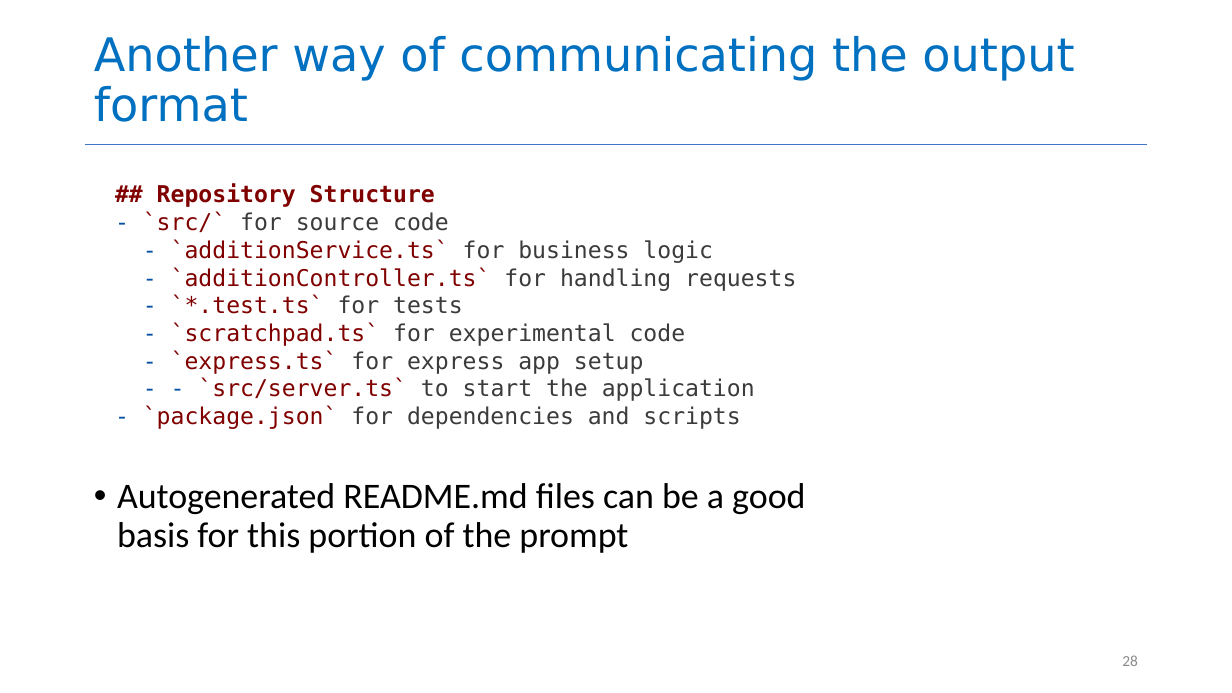
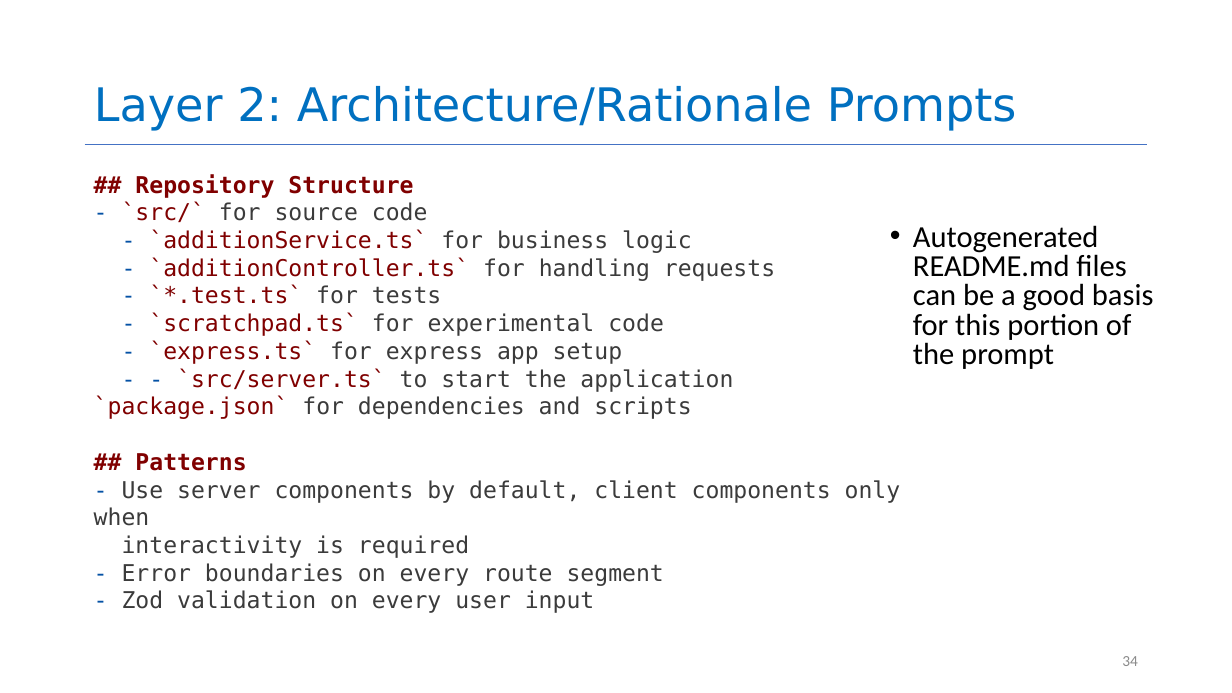
Before and after one commit to neu-se/CS4530-Spring-2026, a slide deck: slide 34 of Slides/Module 16 Using AI Agents.pptx (slide 28 before the commit). Drawn at 1232x693 pixels with LibreOffice and Linux fonts; fonts in the diff are those of the drawing. Boxes give left, top, right and bottom in pixels: in the first picture for what was removed or moved away, otherwise in the second. Text is boxed around its words. In the diff, an @@ line names an element or a change of style, - is before the commit and + after.

```diff
--- a/Slides/Module 16 Using AI Agents.pptx
+++ b/Slides/Module 16 Using AI Agents.pptx
@@ title at box(94, 86, 1017, 131): text changed @@
-Another way of communicating the output format
+Layer 2: Architecture/Rationale Prompts
@@ text "## Repository Structure": place and size @@
-text "## Repository Structure" at box(143, 184, 796, 429)
+text "## Repository Structure" at box(94, 174, 901, 613)
@@ text "Autogenerated README.md files can be ...": place and size @@
-text "Autogenerated README.md files can be ..." at box(117, 483, 805, 553)
+text "Autogenerated README.md files can be ..." at box(913, 225, 1154, 369)
@@ text "Autogenerated README.md files can be ..." at box(913, 225, 1154, 369): size 28 to 23.8 pt; line spacing 0.9 to 0.8 @@
@@ text at box(94, 395, 901, 613): text changed @@
-- `package.json` for dependencies and scripts
+`package.json` for dependencies and scripts
+## Patterns
+- Use server components by default, client components only when
+interactivity is required
+- Error boundaries on every route segment
+- Zod validation on every user input
@@ page number at box(1122, 656, 1138, 666): text changed @@
-28
+34
```
Also in this commit, not shown: 18 other slides changed, 10 slides added, 2 slides removed, 1 other file.
